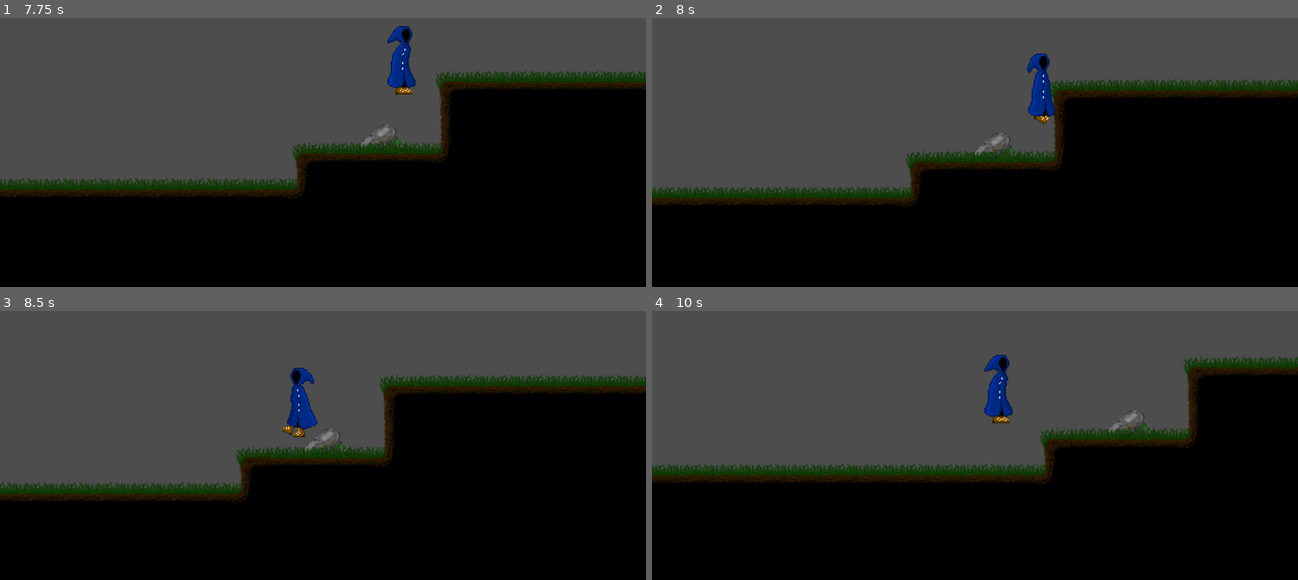
Above: before the commit, frames 1-4 (two rows, left to right).
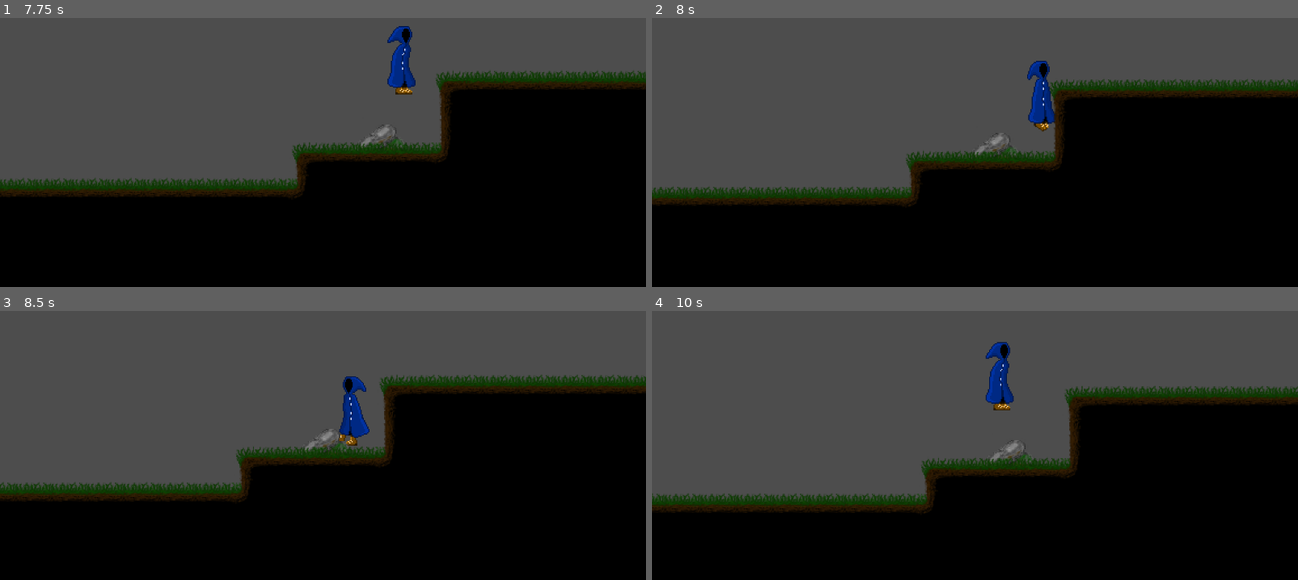
Above: after the commit, the same moments.

Repository: Maurice438361/Nyctophobia-YOGduo
Game: Godot game, scene res://world.tscn
Same seed, same stepped clock (60 frames per second), same inputs: the game is played once before the commit and once after it.
Inputs:
- Up to frame 1 (7.75 s): tap Enter at 0.5 s; hold D (Right) 0.53-2.03 s; tap Space (Jump) at 0.6, 0.77, 1.07, 1.35, 1.52, 1.82, 2.1, 2.85, 3.02, 3.32, 3.6, 3.77, 4.07, 4.35, 4.52, 4.82, 5.1, 5.85, 6.02, 6.32, 6.6, 6.77, 7.07, 7.35, 7.52 s; hold A (Left) 2.03-4.28 s; hold D (Right) from 4.28 s (still down)
- Up to frame 2 (8 s): keep holding D (Right); tap Space (Jump) at 7.82 s
- Up to frame 3 (8.5 s): release D (Right) at 8.03 s; hold A (Left) from 8.03 s (still down); tap Space (Jump) at 8.1 s
- Up to frame 4 (10 s): tap Space (Jump) at 8.85, 9.02, 9.32, 9.6, 9.77 s; release A (Left) at 9.53 s; hold D (Right) from 9.53 s (still down)

Frame 1 is identical in both runs. In frame 2, 0.6% of the frame differs, in the area x 58-63%, y 13-43%; in frame 3, 1.5%; in frame 4, 17%, in the area x 0-100%, y 11-76%.

Commit message:
Included the changes in  my ledge_grab_branch and removed unused player file.
I also added the up and down inputs, and moved the player file in the objects map

Diff:
--- a/assets/Player script/nyctophobia_player.gd
+++ b/assets/Player script/nyctophobia_player.gd
@@ -4,14 +4,38 @@
 @export var SPEED : int = 150
 @export var GRAVITY : int = 900
 @export var JUMP_FORCE : int = 300
-@export var WALL_CLING_TIME : float = 1
+@export var WALL_CLING_TIME : float = 0.2
 @export var WALL_JUMP_FORCE : int = 200
 @export var WALL_PUSH_FORCE : int = 300
-@export var WALL_JUMP_GRACE : float = 0.5
+@export var WALL_JUMP_GRACE : float = 0.2
 
 var WallCling = false
 var WallClingRest = false
-var WallJumped = false
+var CantWalk = false
+var HangingFromWall = false
+var LedgeGrabRest = false
+
+@onready var wall_check_top = $TopCollisionChecker
+@onready var wall_check_bottom = $BottomCollisionChecker
+@onready var ledge_check = $LedgeCollisionChecker
+
+func is_touching_wall_full_side() -> bool:
+	var top_overlapping = wall_check_top.has_overlapping_bodies()
+	var bottom_overlapping = wall_check_bottom.has_overlapping_bodies()
+	return top_overlapping and bottom_overlapping
+
+func is_touching_ledge_side() -> bool:
+	var wall_side_touched = wall_check_top.has_overlapping_bodies()
+	var ledge_clear = !ledge_check.has_overlapping_bodies()
+	return wall_side_touched and ledge_clear
+
+func is_pushing_against_wall(normal: Vector2) -> bool:
+	return (normal == Vector2(1.0, 0.0) and Input.is_action_pressed("Left")) or \
+		   (normal == Vector2(-1.0, 0.0) and Input.is_action_pressed("Right"))
+
+func play_anim(name: String) -> void:
+	if $AnimatedSprite2D.animation != name:
+		$AnimatedSprite2D.play(name)
 
 func _physics_process(delta):
 
@@ -19,19 +43,19 @@
 
 	var direction = Input.get_axis("Left", "Right")
 
-	if direction and !WallJumped:
+	if direction and !CantWalk:
 
 		velocity.x = direction * SPEED
 
 		if is_on_floor():
-			$AnimatedSprite2D.play("Run")
+			play_anim("Run")
 
-	elif !WallJumped:
+	elif !CantWalk:
 
 		velocity.x = 0
 
 		if is_on_floor():
-			$AnimatedSprite2D.play("Idle")
+			play_anim("Idle")
 
 	#Rotate
 
@@ -42,7 +66,7 @@
 
 	#Gravity
 
-	if !is_on_floor() and !WallCling:
+	if !is_on_floor() and !WallCling and !HangingFromWall:
 
 		velocity.y += GRAVITY * delta
 
@@ -52,34 +76,60 @@
 
 		velocity.y -= JUMP_FORCE
 
-		$AnimatedSprite2D.play("Jump")
+		play_anim("Jump")
+
+	#LedgeGrab
+
+	if !is_on_floor() and velocity.y > 0 and is_touching_ledge_side() and !LedgeGrabRest:
+		LedgeGrabRest = true
+		CantWalk = true
+		velocity.y = 0
+		HangingFromWall = true
+
+	if LedgeGrabRest and !is_touching_ledge_side() or LedgeGrabRest and is_on_floor():
+		LedgeGrabRest = false
+
+	if HangingFromWall:
+		var wallCollisionSide = get_wall_normal()
+		if Input.is_action_pressed("Down") or wallCollisionSide == Vector2(1.0,0.0) and Input.is_action_pressed("Right") or wallCollisionSide == Vector2(-1.0,0.0) and Input.is_action_pressed("Left"):
+			CantWalk = false
+			HangingFromWall = false
+
+		if Input.is_action_pressed("Up") or Input.is_action_just_pressed("Jump"):
+			CantWalk = false
+			HangingFromWall = false
+			velocity.y -= 300
 
 	#WallJump
 
-	if !is_on_floor() and !WallClingRest and velocity.y > 0:
-		if $RayCastLeftBottom.is_colliding() and $RayCastLeftTop.is_colliding() or $RayCastRightBottom.is_colliding() and $RayCastRightTop:
-			if $RayCastLeftBottom.get_collider() == $RayCastLeftTop.get_collider() or $RayCastRightBottom.get_collider() == $RayCastLeftTop.get_collider():
-				var wallCollisionSide = get_wall_normal()
-				if wallCollisionSide == Vector2(1.0,0.0) and Input.is_action_pressed("Left") or wallCollisionSide == Vector2(-1.0,0.0) and Input.is_action_pressed("Right"):
-					WallCling = true
-					WallClingRest = true
-					velocity.y = 0
-					await get_tree().create_timer(WALL_CLING_TIME).timeout
-					WallCling = false
+	if !is_on_floor() and !WallClingRest and velocity.y > 0 and is_touching_wall_full_side():
+		var wallCollisionSide = get_wall_normal()
+		if is_pushing_against_wall(wallCollisionSide):
+			WallCling = true
+			WallClingRest = true
+			velocity.y = 0
+			await get_tree().create_timer(WALL_CLING_TIME).timeout
+			WallCling = false
 
 
-	if is_on_floor() and WallClingRest:
-		WallClingRest = false
+	if WallClingRest:
+		if is_on_floor():
+			WallClingRest = false
 
-	if !is_on_wall() and WallClingRest:
-		WallCling = false
+		if !is_on_wall():
+			WallCling = false
 
-	if WallCling and Input.is_action_just_pressed("Jump"):
-		WallCling = false
-		WallJumped = true
-		velocity.y -= WALL_JUMP_FORCE
-		velocity.x = get_wall_normal().x * WALL_PUSH_FORCE
-		await get_tree().create_timer(WALL_JUMP_GRACE).timeout
-		WallJumped = false
+	if WallCling:
+		var wallCollisionSide = get_wall_normal()
+		if  !is_pushing_against_wall(wallCollisionSide):
+			WallCling = false
+
+		if Input.is_action_just_pressed("Jump"):
+			WallCling = false
+			CantWalk = true
+			velocity.y -= WALL_JUMP_FORCE
+			velocity.x = get_wall_normal().x * WALL_PUSH_FORCE
+			await get_tree().create_timer(WALL_JUMP_GRACE).timeout
+			CantWalk = false
 
 	move_and_slide()
--- a/NyctophobiaPlayer.tscn
+++ b/objects/NyctophobiaPlayer.tscn
@@ -143,7 +143,12 @@
 [sub_resource type="CapsuleShape2D" id="CapsuleShape2D_3evso"]
 height = 50.0
 
+[sub_resource type="SegmentShape2D" id="SegmentShape2D_21y1p"]
+a = Vector2(-10, 0)
+b = Vector2(12, 0)
+
 [node name="CharacterBody2D" type="CharacterBody2D"]
+collision_layer = 2
 script = ExtResource("1_t1ppf")
 WALL_JUMP_FORCE = 300
 WALL_PUSH_FORCE = 100
@@ -166,18 +171,22 @@
 position = Vector2(0, 7)
 shape = SubResource("CapsuleShape2D_3evso")
 
-[node name="RayCastRightTop" type="RayCast2D" parent="."]
-position = Vector2(7, -8)
-target_position = Vector2(4, 0)
+[node name="TopCollisionChecker" type="Area2D" parent="."]
 
-[node name="RayCastRightBottom" type="RayCast2D" parent="."]
-position = Vector2(7, 22)
-target_position = Vector2(4, 0)
+[node name="CollisionShape2D" type="CollisionShape2D" parent="TopCollisionChecker"]
+position = Vector2(-1, -5)
+shape = SubResource("SegmentShape2D_21y1p")
 
-[node name="RayCastLeftBottom" type="RayCast2D" parent="."]
-position = Vector2(-7, 22)
-target_position = Vector2(-4, 0)
+[node name="LedgeCollisionChecker" type="Area2D" parent="."]
+position = Vector2(22, 10)
 
-[node name="RayCastLeftTop" type="RayCast2D" parent="."]
-position = Vector2(-7, -8)
-target_position = Vector2(-4, 0)
+[node name="CollisionShape2D" type="CollisionShape2D" parent="LedgeCollisionChecker"]
+position = Vector2(-23, -20)
+shape = SubResource("SegmentShape2D_21y1p")
+
+[node name="BottomCollisionChecker" type="Area2D" parent="."]
+position = Vector2(-4, 7)
+
+[node name="CollisionShape2D" type="CollisionShape2D" parent="BottomCollisionChecker"]
+position = Vector2(3, 13)
+shape = SubResource("SegmentShape2D_21y1p")
--- a/objects/player.tscn
+++ /dev/null
@@ -1,7 +0,0 @@
-[gd_scene format=3 uid="uid://bamu3sgy6di3n"]
-
-[node name="player" type="CharacterBody2D"]
-
-[node name="AnimatedSprite2D" type="AnimatedSprite2D" parent="."]
-
-[node name="CollisionShape2D" type="CollisionShape2D" parent="."]
--- a/project.godot
+++ b/project.godot
@@ -40,6 +40,18 @@
 , Object(InputEventKey,"resource_local_to_scene":false,"resource_name":"","device":-1,"window_id":0,"alt_pressed":false …(183 unchanged characters)…
 ]
 }
+Down={
+"deadzone": 0.2,
+"events": [Object(InputEventKey,"resource_local_to_scene":false,"resource_name":"","device":-1,"window_id":0,"alt_pressed":false,"shift_pressed":false,"ctrl_pressed":false,"meta_pressed":false,"pressed":false,"keycode":0,"physical_keycode":83,"key_label":0,"unicode":115,"location":0,"echo":false,"script":null)
+, Object(InputEventKey,"resource_local_to_scene":false,"resource_name":"","device":-1,"window_id":0,"alt_pressed":false,"shift_pressed":false,"ctrl_pressed":false,"meta_pressed":false,"pressed":false,"keycode":0,"physical_keycode":4194322,"key_label":0,"unicode":0,"location":0,"echo":false,"script":null)
+]
+}
+Up={
+"deadzone": 0.2,
+"events": [Object(InputEventKey,"resource_local_to_scene":false,"resource_name":"","device":-1,"window_id":0,"alt_pressed":false,"shift_pressed":false,"ctrl_pressed":false,"meta_pressed":false,"pressed":false,"keycode":0,"physical_keycode":87,"key_label":0,"unicode":119,"location":0,"echo":false,"script":null)
+, Object(InputEventKey,"resource_local_to_scene":false,"resource_name":"","device":-1,"window_id":0,"alt_pressed":false,"shift_pressed":false,"ctrl_pressed":false,"meta_pressed":false,"pressed":false,"keycode":0,"physical_keycode":4194320,"key_label":0,"unicode":0,"location":0,"echo":false,"script":null)
+]
+}
 
 [rendering]
 
--- a/world.tscn
+++ b/world.tscn
@@ -1,7 +1,7 @@
 [gd_scene load_steps=10 format=4 uid="uid://4m8x1ew1scsr"]
 
 [ext_resource type="Texture2D" uid="uid://bybmfoi4brm2f" path="res://assets/Playtest placeholders/Selfmade placeholders.png" id="1_f3sb7"]
-[ext_resource type="PackedScene" uid="uid://cib36sg3dy4n8" path="res://NyctophobiaPlayer.tscn" id="2_fj7yv"]
+[ext_resource type="PackedScene" uid="uid://cib36sg3dy4n8" path="res://objects/NyctophobiaPlayer.tscn" id="2_fj7yv"]
 [ext_resource type="Texture2D" uid="uid://dca35j4lofgn0" path="res://assets/Objects/Rock1.png" id="3_aqk2v"]
 [ext_resource type="Texture2D" uid="uid://cc488kgg5j6sf" path="res://assets/TileSets/Grass TileSet  1.1.png" id="3_tlwt5"]
 
Not shown: 1 places in objects/NyctophobiaPlayer.tscn that only renumber resources
